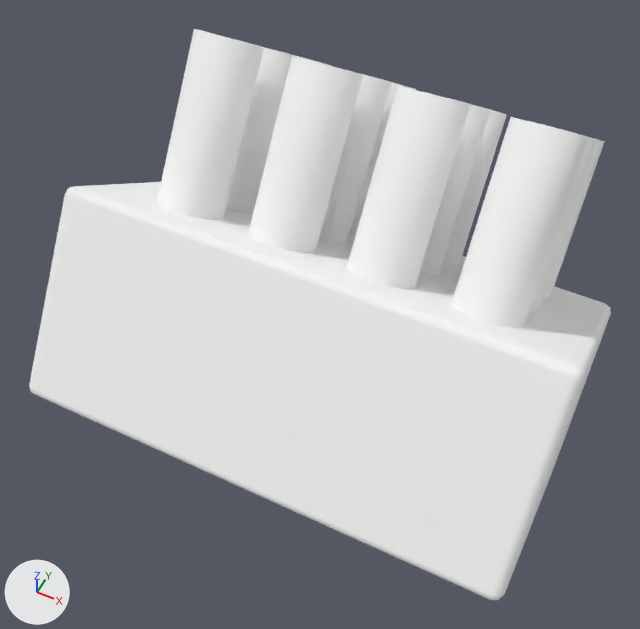
The glTF model models/mod_countermeasure_rack.glb, before and after one commit.
Rendered twice from a camera (50 mm lens) standing at (0.399, -0.85, 1.37) and looking at (-0.028, 0.003, 0.304). Lighting does not change. The marker at lower left points along +X, +Y and +Z. The first picture is the older version. Where no turn or scale is listed for an object, it has been applied to the vertices.

The first picture shows 'Countermeasure_Housing', 'Countermeasure_Tubes'.
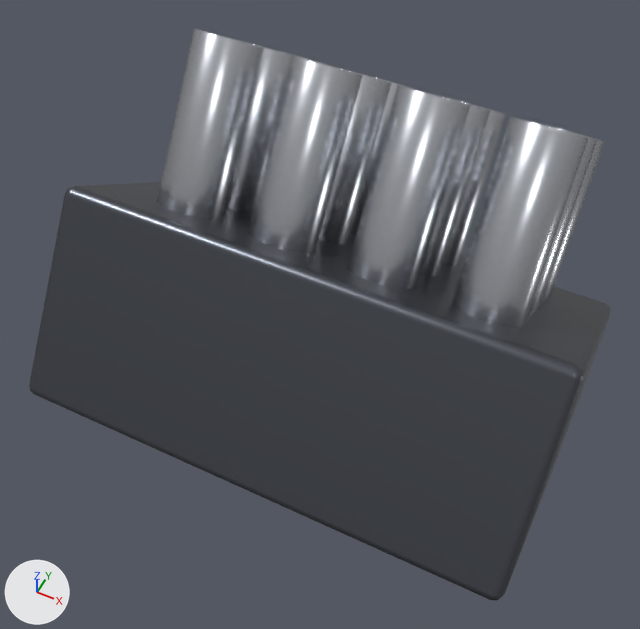
Location of each change, (x1, y1, x2, y2) in pixels of the pictures (640 x 629 px):
'Countermeasure_Housing', recoloured, surface changed (white to dark grey)
    both: (29, 182, 611, 601)
'Countermeasure_Tubes', recoloured, surface changed (white to light grey)
    both: (157, 29, 605, 328)

The change, as a list of edits to the scene's bpy script:
```text
Change mat_mat_gunmetal_structural:
    mat_mat_gunmetal_structural.base_color: (1.0, 1.0, 1.0) -> (0.11, 0.12, 0.14)  # white #ffffff -> dark grey #5d6169
    mat_mat_gunmetal_structural.roughness: 1.0 -> 0.33
Change mat_mat_titanium_machined:
    mat_mat_titanium_machined.base_color: (1.0, 1.0, 1.0) -> (0.52, 0.54, 0.58)  # white #ffffff -> light grey #bfc2c8
    mat_mat_titanium_machined.roughness: 1.0 -> 0.26
```
